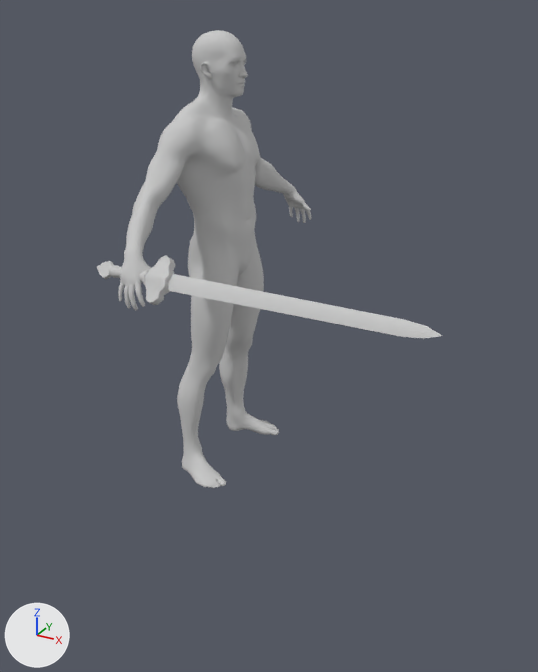
The FBX model Character/Animation/ZWM/Attack/Weapon_1/Weapon_1_Attack_1/RootAnim_Weapon_1_Attack_1.FBX: old version first, new version second.
Rendered twice from a 50 mm lens placed at (1.56, -2.49, 1.88), pointed at (0.33, -0.24, 0.75). The lights are fixed; the arrows at lower left show +X, +Y and +Z. Where no turn or scale is listed for an object, it has been applied to the vertices.

Script lines for the objects in view, before the commit:
```python
me_mesh_001 = bpy.data.meshes.new('Mesh.001')
me_mesh_001.from_pydata(...)  # 1202 vertices, 2328 faces; spans x -0.153..0.11, y -0.23..0.23, z 0.14..1.068
me_mesh_001.materials.append(mat_material__11)  # its picture is missing
me_mesh_007 = bpy.data.meshes.new('Mesh.007')
me_mesh_007.from_pydata(...)  # 123 vertices, 212 faces; spans x -261.0..869.0, y -26.0..26.0, z -73.0..74.0
me_mesh_007.materials.append(mat_jianmaterial__30)  # light grey #cacaca
ob_male_leg = bpy.data.objects.new('Male_Leg', me_mesh_001)
ob_male_leg.location = (0.0, 0.0, 0.0)
ob_mesh_weapon_1_2 = bpy.data.objects.new('Mesh_Weapon_1_2', me_mesh_007)
ob_mesh_weapon_1_2.parent = ob_point_take_r
ob_mesh_weapon_1_2.location = (10.97, 0.0, 0.0)
ob_mesh_weapon_1_2.scale = (0.114, 0.114, 0.114)
ob_point_take_r = bpy.data.objects.new('Point_Take_R', None)
ob_point_take_r.location = (0.0129, -0.596, 1.047)
ob_point_take_r.rotation_euler = (-0.633, -0.0533, -0.114)  # degrees (-36, -3.1, -6.5)
ob_point_take_r.scale = (0.01, 0.01, 0.01)
# also in view: 'Male_Hand' at (0.02, 0.0, 1.05); 'Male_Body' at (-0.03, 0.0, 1.31); 'Male_Foot' at (-0.01, 0.0, 0.08); 'Male_Head' at (-0.01, 0.0, 1.57)
```
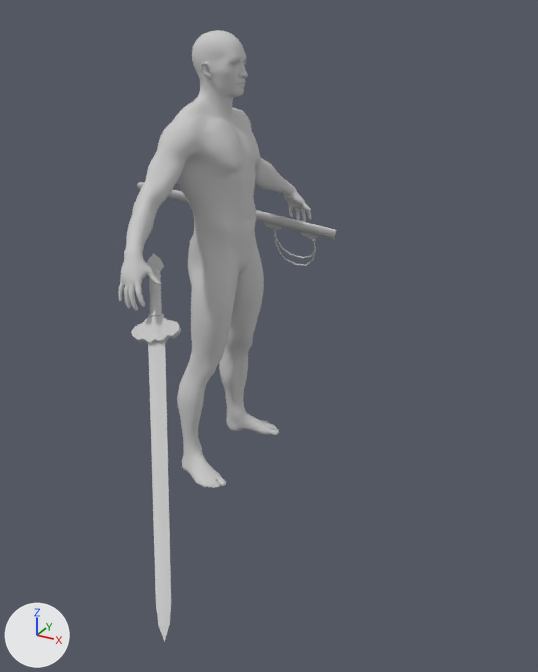
ob_point_take_r is not drawn itself; it is the parent of ob_mesh_weapon_1_2.

Location of each change, [x1, y1, x2, y2] in pixels of the pictures (538 x 672 px):
```json
{"object": "Mesh_Weapon_1_2", "change": "moved, turned", "before": [97, 255, 442, 339], "after": [131, 253, 181, 642]}
{"object": "Mesh_Sheath_1_2", "change": "added", "after": [137, 182, 336, 266]}
```

Scene script edits in JSON lines:
```json
{"op": "add", "block": "me_mesh_007_1", "code": ["me_mesh_007_1 = bpy.data.meshes.new('Mesh.007')", "me_mesh_007_1.from_pydata(...)  # 257 vertices, 484 faces; spans x -0.936..-0.011, y -0.293..0.119, z -0.206..0.21", "me_mesh_007_1.materials.append(mat_jianmaterial__30)  # light grey #cacaca"]}
{"op": "set", "path": "ob_point_take_r.location", "old": "(0.0129, -0.596, 1.047)", "new": "(0.0351, -0.533, 0.951)"}
{"op": "set", "path": "ob_point_take_r.rotation_euler", "old": "(-0.633, -0.0533, -0.114)", "new": "(1.769, 0.783, -0.96)", "note": "degrees (-36, -3.1, -6.5) -> degrees (101, 45, -55)"}
{"op": "set", "path": "ob_mesh_weapon_1_2.location", "old": "(10.97, 0.0, 0.0)", "new": "(12.95, 0.0, 0.0)"}
{"op": "add", "block": "ob_mesh_sheath_1_2", "code": ["ob_mesh_sheath_1_2 = bpy.data.objects.new('Mesh_Sheath_1_2', me_mesh_007_1)", "ob_mesh_sheath_1_2.location = (0.244, 0.591, 0.919)"]}
```
